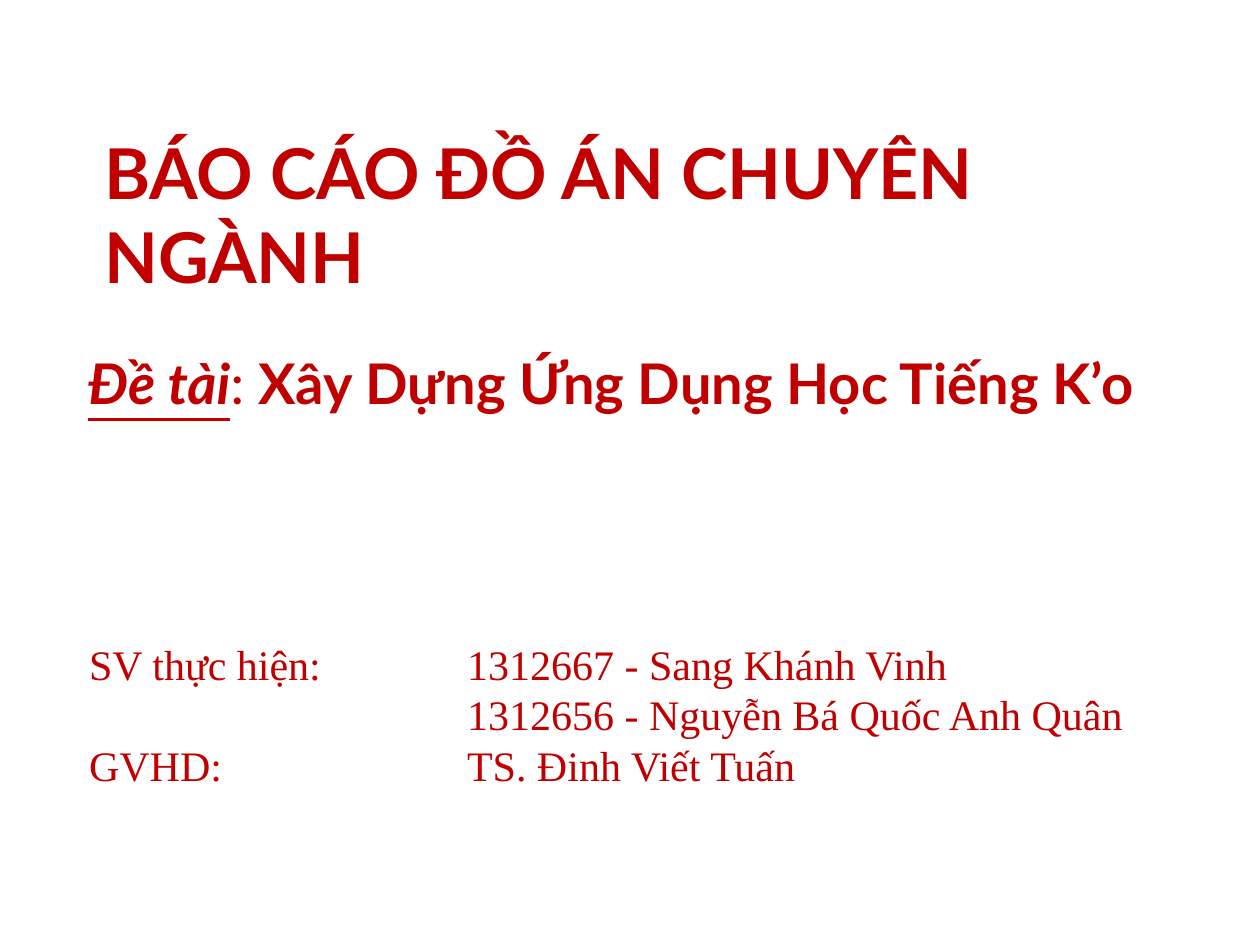
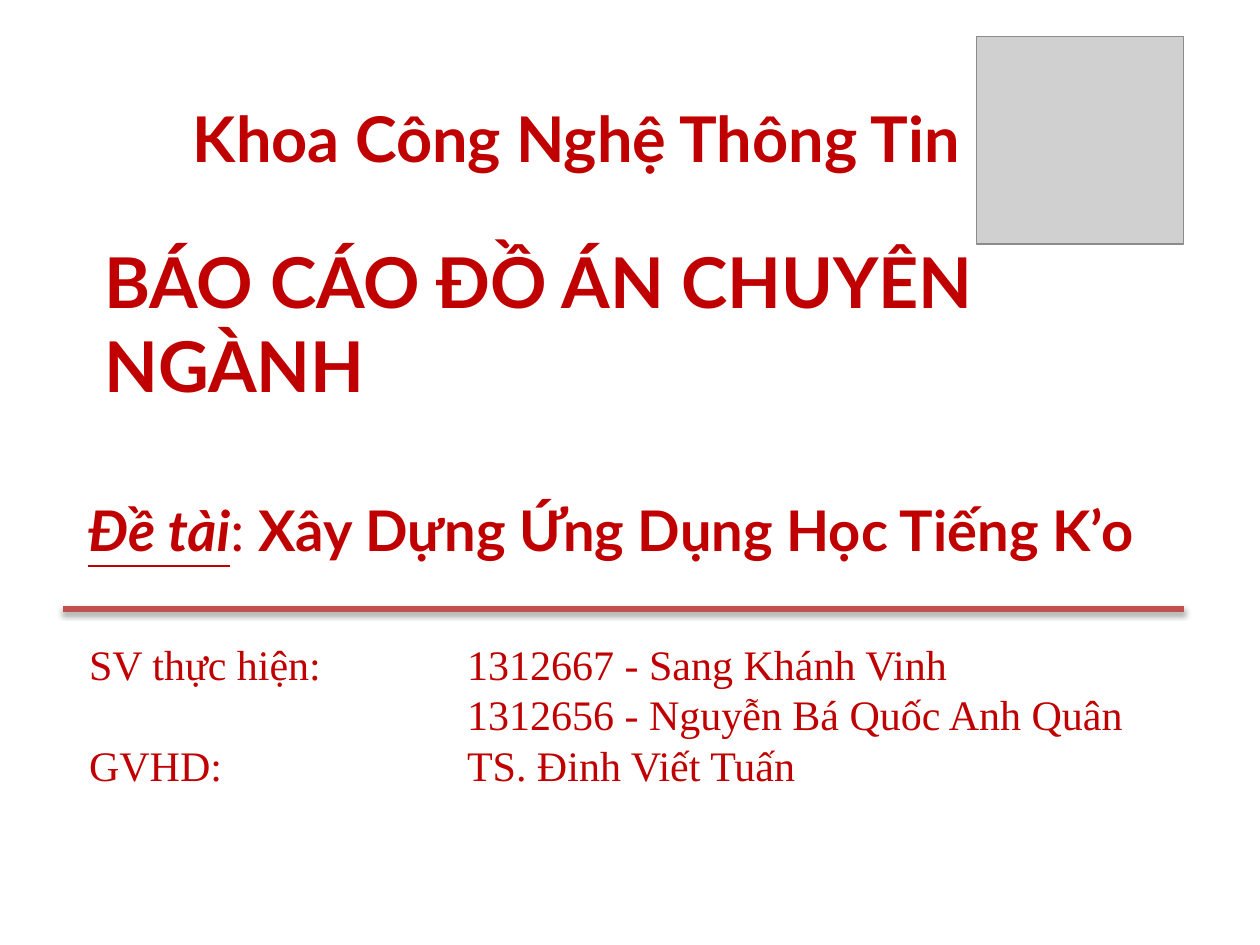
Before and after one commit to khanhvinhit/Do-An, a slide deck: slide 1 of THESIS/DACN_UD_Hoc_KHo_CTK37_ThuyetTrinh_06102017.pptx. Drawn at 1260x945 pixels with LibreOffice and Linux fonts; fonts in the diff are those of the drawing; grey boxes stand for pictures. Boxes give left, top, right and bottom in pixels: in the first picture for what was removed or moved away, otherwise in the second. Text is boxed around its words. In the diff, an @@ line names an element or a change of style, - is before the commit and + after.

```diff
--- a/THESIS/DACN_UD_Hoc_KHo_CTK37_ThuyetTrinh_06102017.pptx
+++ b/THESIS/DACN_UD_Hoc_KHo_CTK37_ThuyetTrinh_06102017.pptx
@@ picture added at [976,37,1183,244] @@
@@ text added at [193,115,960,174], 36 pt, text #C00000, bold @@
+Khoa Công Nghệ Thông Tin
@@ title "BÁO CÁO ĐỒ ÁN CHUYÊN ...": place and size @@
-title "BÁO CÁO ĐỒ ÁN CHUYÊN ..." at [104,138,973,284]
+title "BÁO CÁO ĐỒ ÁN CHUYÊN ..." at [104,248,973,393]
@@ rectangle "Đề tài: Xây Dựng Ứng ...": place and size @@
-rectangle "Đề tài: Xây Dựng Ứng ..." at [88,356,1133,415]
+rectangle "Đề tài: Xây Dựng Ứng ..." at [63,457,1168,601]
@@ line added from (63, 609) to (1183, 609), #C0504D 3 pt @@
```
Also in this commit, not shown: 2 other files.
